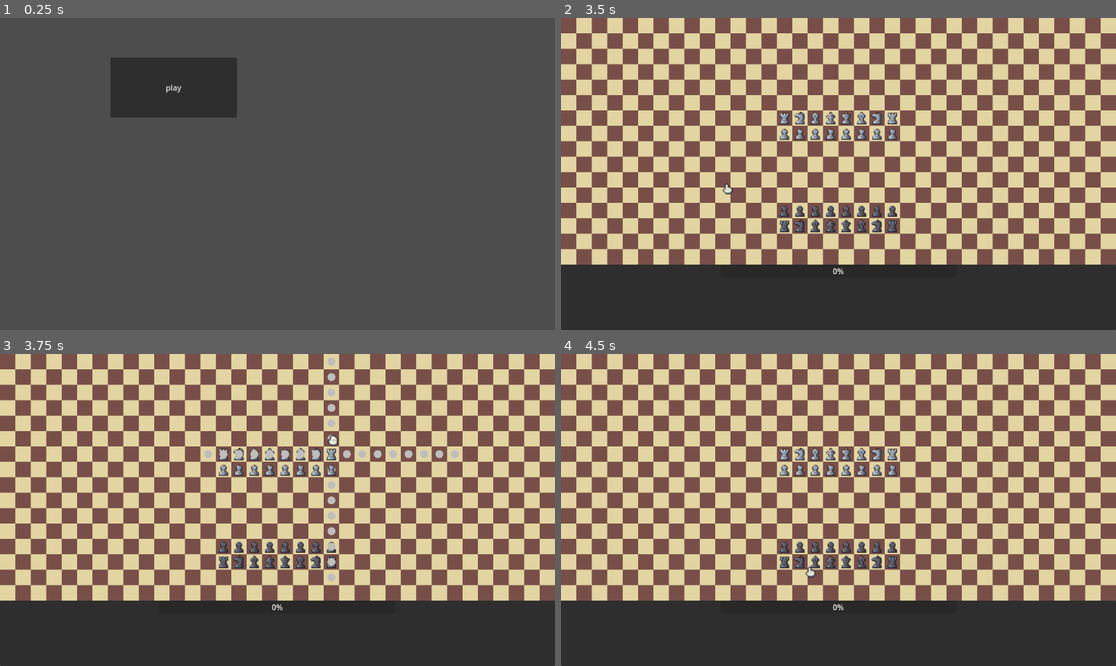
Above: before the commit, frames 1-4 (two rows, left to right).
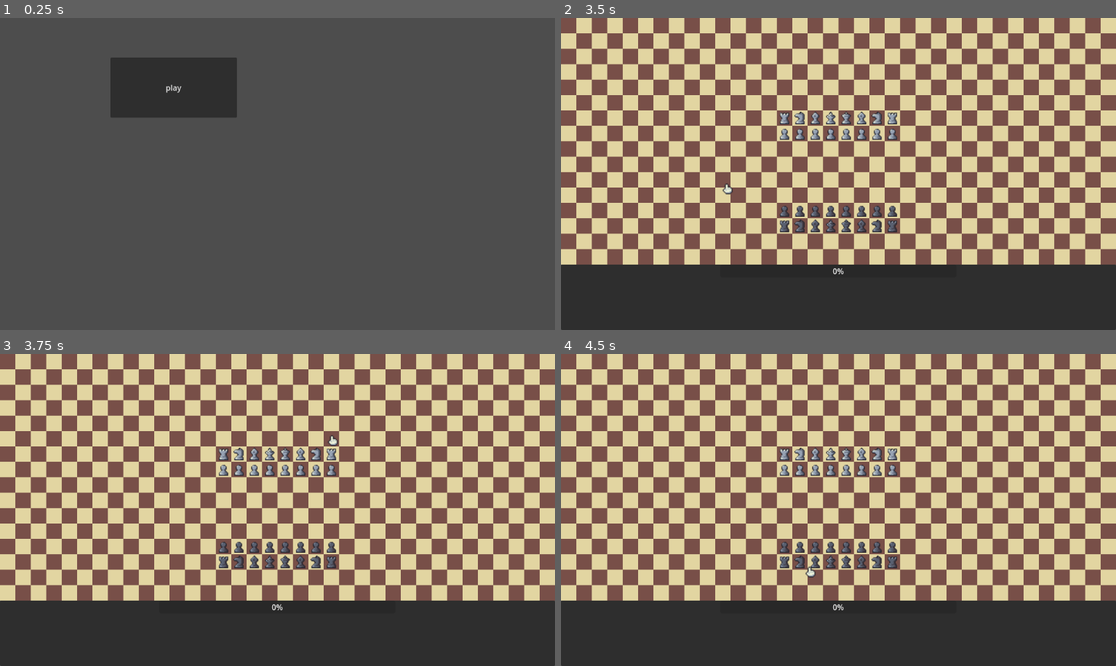
Above: after the commit, the same moments.

Repository: sentinelle28/Chess_P2P
Game: Godot game, scene res://scene/main/main_menu.tscn
Same seed, same stepped clock (60 frames per second), same inputs: the game is played once before the commit and once after it.
Inputs (mouse positions are in pixels of both pictures, inside the frame that each line leads up to):
- Up to frame 1 (0.25 s): no input
- Up to frame 2 (3.5 s): click "play" at 0.5 s; click "Host" at 1.25 s; tap Enter at 2 s; move the mouse to (960, 158) at 2.02 s; tap Space at 2.75 s; move the mouse to (727, 189) at 2.77 s
- Up to frame 3 (3.75 s): tap Enter at 3.5 s; move the mouse to (333, 441) at 3.52 s
- Up to frame 4 (4.5 s): tap Space at 4.25 s; move the mouse to (810, 572) at 4.27 s

Frames 1-2 are identical in both runs. In frame 3, 0.8% of the frame differs, in the area x 36-83%, y 1-73%; in frame 4, nothing differs.

Commit message:
fixed bug tied to changing name

Diff:
--- /dev/null
+++ b/autoload/stocker/EventListenner.gd
@@ -0,0 +1,11 @@
+extends Node
+signal PieceTaken(previous_pos:Vector2i,index_of_the_attacker:int)
+
+var action:Action
+var consequence:Array[Consequence] = []
+
+func _ready() -> void:
+	pass
+
+func can_create_consequence()->bool:
+	return is_instance_valid(action)
--- /dev/null
+++ b/component/action/ActionStrategyPattern.gd
@@ -0,0 +1,5 @@
+extends Resource
+class_name Action
+
+func _do_action(node:Node)->void:
+	pass
--- /dev/null
+++ b/component/consequence/ConsequenceStrategyPattern.gd
@@ -0,0 +1,2 @@
+extends Resource
+class_name Consequence
--- a/instance/player_instance/mouse.tscn
+++ b/instance/player_instance/mouse.tscn
@@ -4,7 +4,7 @@
 [ext_resource type="Texture2D" uid="uid://cm8f52sggultk" path="res://asset/visual/pixel chess_v1.2/cursor.png" id="2_y8jxf"]
 
 [sub_resource type="CircleShape2D" id="CircleShape2D_lpijr"]
-radius = 17.8885
+radius = 8.0
 
 [sub_resource type="AtlasTexture" id="AtlasTexture_6qnrr"]
 atlas = ExtResource("2_y8jxf")
--- a/scene/gameplay_scene/gameplay.gd
+++ b/scene/gameplay_scene/gameplay.gd
@@ -9,7 +9,7 @@
 var m_player:Player
 var is_two:bool = false
 
-@onready var action:VBoxContainer = $UI_related/UI/HBoxContainer/Action/InMatch
+@onready var action_bar:VBoxContainer = $UI_related/UI/bottom_box/action/InMatch
 
 func _on_host_pressed()->void:
 	peer.create_server(PORT,MAX_PLAYER)
@@ -20,7 +20,7 @@
 
 func _update_peer(_value:int)->void:
 	is_two = true
-	$UI_related/UI/HBoxContainer/Action/Start.show()
+	$UI_related/UI/bottom_box/action/Start.show()
 
 func _hide_UI()->void:
 	internet_related.hide()
@@ -45,10 +45,10 @@
 
 func _on_start_pressed() -> void:
 	if is_two:
-		$UI_related/UI/HBoxContainer/Action/Start.hide()
+		$UI_related/UI/bottom_box/action/Start.hide()
 		var is_black:bool = randi_range(0,1) == 1
 		var is_starting:bool = randi_range(0,1) == 1
-		action.visible = is_starting
+		action_bar.visible = is_starting
 		m_player.is_black = is_black
 
 		_change_color(is_black)
@@ -59,17 +59,16 @@
 
 func _change_color(is_black:bool)->void:
 	if is_black:
-		$UI_related/UI/HBoxContainer/Play/ColorRect.color = Color.WHITE
-		$UI_related/UI/HBoxContainer/Play/BlackKing.show()
-		$UI_related/UI/HBoxContainer/Play/WhiteKing.hide()
+		$UI_related/UI/bottom_box/Play/ColorRect.color = Color.WHITE
+		$UI_related/UI/bottom_box/Play/BlackKing.show()
+		$UI_related/UI/bottom_box/Play/WhiteKing.hide()
 	else:
-		$UI_related/UI/HBoxContainer/Play/ColorRect.color = Color.BLACK
-		$UI_related/UI/HBoxContainer/Play/BlackKing.hide()
-		$UI_related/UI/HBoxContainer/Play/WhiteKing.show()
+		$UI_related/UI/bottom_box/Play/ColorRect.color = Color.BLACK
+		$UI_related/UI/bottom_box/Play/BlackKing.hide()
+		$UI_related/UI/bottom_box/Play/WhiteKing.show()
 
 @rpc("call_remote","authority")
 func _start_game(is_starting:bool,is_black:bool)->void:
-
-	action.visible = is_starting
+	action_bar.visible = is_starting
 	m_player.is_black = is_black
 	_change_color(is_black)
--- a/scene/gameplay_scene/gameplay.tscn
+++ b/scene/gameplay_scene/gameplay.tscn
@@ -77,7 +77,7 @@
 grow_horizontal = 2
 grow_vertical = 0
 
-[node name="HBoxContainer" type="HBoxContainer" parent="UI_related/UI"]
+[node name="bottom_box" type="HBoxContainer" parent="UI_related/UI"]
 layout_mode = 1
 anchors_preset = 15
 anchor_right = 1.0
@@ -85,11 +85,11 @@
 grow_horizontal = 2
 grow_vertical = 2
 
-[node name="Play" type="Control" parent="UI_related/UI/HBoxContainer"]
+[node name="Play" type="Control" parent="UI_related/UI/bottom_box"]
 layout_mode = 2
 size_flags_horizontal = 3
 
-[node name="ColorRect" type="ColorRect" parent="UI_related/UI/HBoxContainer/Play"]
+[node name="ColorRect" type="ColorRect" parent="UI_related/UI/bottom_box/Play"]
 visible = false
 layout_mode = 1
 anchors_preset = 15
@@ -102,7 +102,7 @@
 grow_horizontal = 2
 grow_vertical = 2
 
-[node name="BlackKing" type="Sprite2D" parent="UI_related/UI/HBoxContainer/Play"]
+[node name="BlackKing" type="Sprite2D" parent="UI_related/UI/bottom_box/Play"]
 visible = false
 position = Vector2(152, 72)
 scale = Vector2(3.5, 3.5)
@@ -110,7 +110,7 @@
 hframes = 6
 frame = 5
 
-[node name="WhiteKing" type="Sprite2D" parent="UI_related/UI/HBoxContainer/Play"]
+[node name="WhiteKing" type="Sprite2D" parent="UI_related/UI/bottom_box/Play"]
 visible = false
 position = Vector2(152, 72)
 scale = Vector2(3.25, 3.25)
@@ -118,24 +118,24 @@
 hframes = 6
 frame = 5
 
-[node name="Card" type="VBoxContainer" parent="UI_related/UI/HBoxContainer"]
+[node name="Card" type="VBoxContainer" parent="UI_related/UI/bottom_box"]
 layout_mode = 2
 size_flags_horizontal = 3
 size_flags_stretch_ratio = 1.5
 
-[node name="ProgressBar" type="ProgressBar" parent="UI_related/UI/HBoxContainer/Card"]
+[node name="ProgressBar" type="ProgressBar" parent="UI_related/UI/bottom_box/Card"]
 layout_mode = 2
 rounded = true
 
-[node name="Control" type="Control" parent="UI_related/UI/HBoxContainer/Card"]
+[node name="Control" type="Control" parent="UI_related/UI/bottom_box/Card"]
 layout_mode = 2
 size_flags_vertical = 3
 
-[node name="Action" type="Control" parent="UI_related/UI/HBoxContainer"]
+[node name="action" type="Control" parent="UI_related/UI/bottom_box"]
 layout_mode = 2
 size_flags_horizontal = 3
 
-[node name="InMatch" type="VBoxContainer" parent="UI_related/UI/HBoxContainer/Action"]
+[node name="InMatch" type="VBoxContainer" parent="UI_related/UI/bottom_box/action"]
 visible = false
 layout_mode = 1
 anchors_preset = 15
@@ -144,17 +144,17 @@
 grow_horizontal = 2
 grow_vertical = 2
 
-[node name="Reset" type="Button" parent="UI_related/UI/HBoxContainer/Action/InMatch"]
+[node name="Reset" type="Button" parent="UI_related/UI/bottom_box/action/InMatch"]
 layout_mode = 2
 size_flags_vertical = 3
 text = "Reset"
 
-[node name="Validate" type="Button" parent="UI_related/UI/HBoxContainer/Action/InMatch"]
+[node name="Validate" type="Button" parent="UI_related/UI/bottom_box/action/InMatch"]
 layout_mode = 2
 size_flags_vertical = 3
 text = "Validate turn"
 
-[node name="Start" type="Button" parent="UI_related/UI/HBoxContainer/Action"]
+[node name="Start" type="Button" parent="UI_related/UI/bottom_box/action"]
 visible = false
 layout_mode = 1
 anchors_preset = 15
@@ -386,4 +386,4 @@
 
 [connection signal="pressed" from="UI_related/ui/Join" to="." method="_on_join_pressed"]
 [connection signal="pressed" from="UI_related/ui/Host" to="." method="_on_host_pressed"]
-[connection signal="pressed" from="UI_related/UI/HBoxContainer/Action/Start" to="." method="_on_start_pressed"]
+[connection signal="pressed" from="UI_related/UI/bottom_box/action/Start" to="." method="_on_start_pressed"]
Not shown, added: autoload/stocker/EventListenner.gd.uid
Not shown, added: component/action/ActionStrategyPattern.gd.uid
Not shown, added: component/consequence/ConsequenceStrategyPattern.gd.uid
